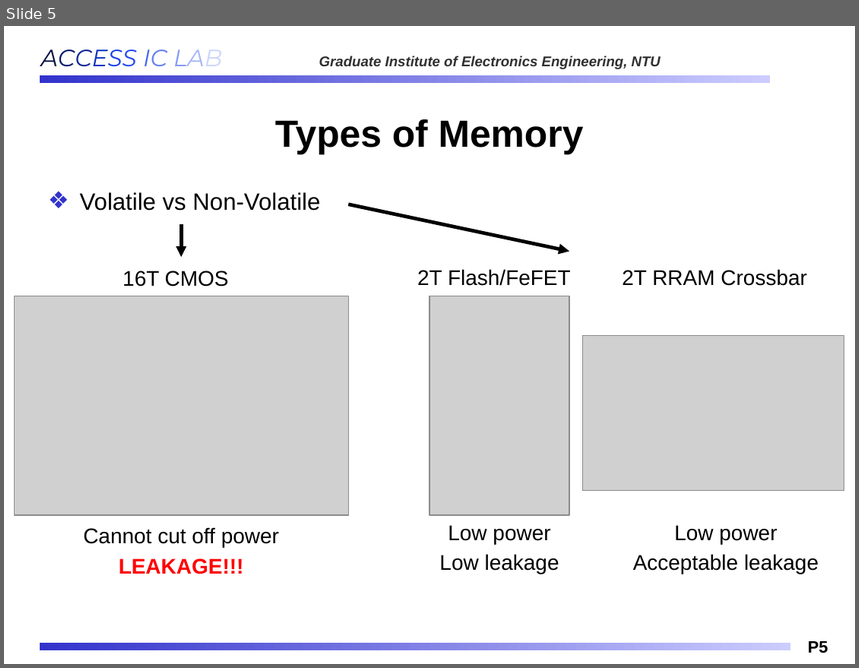
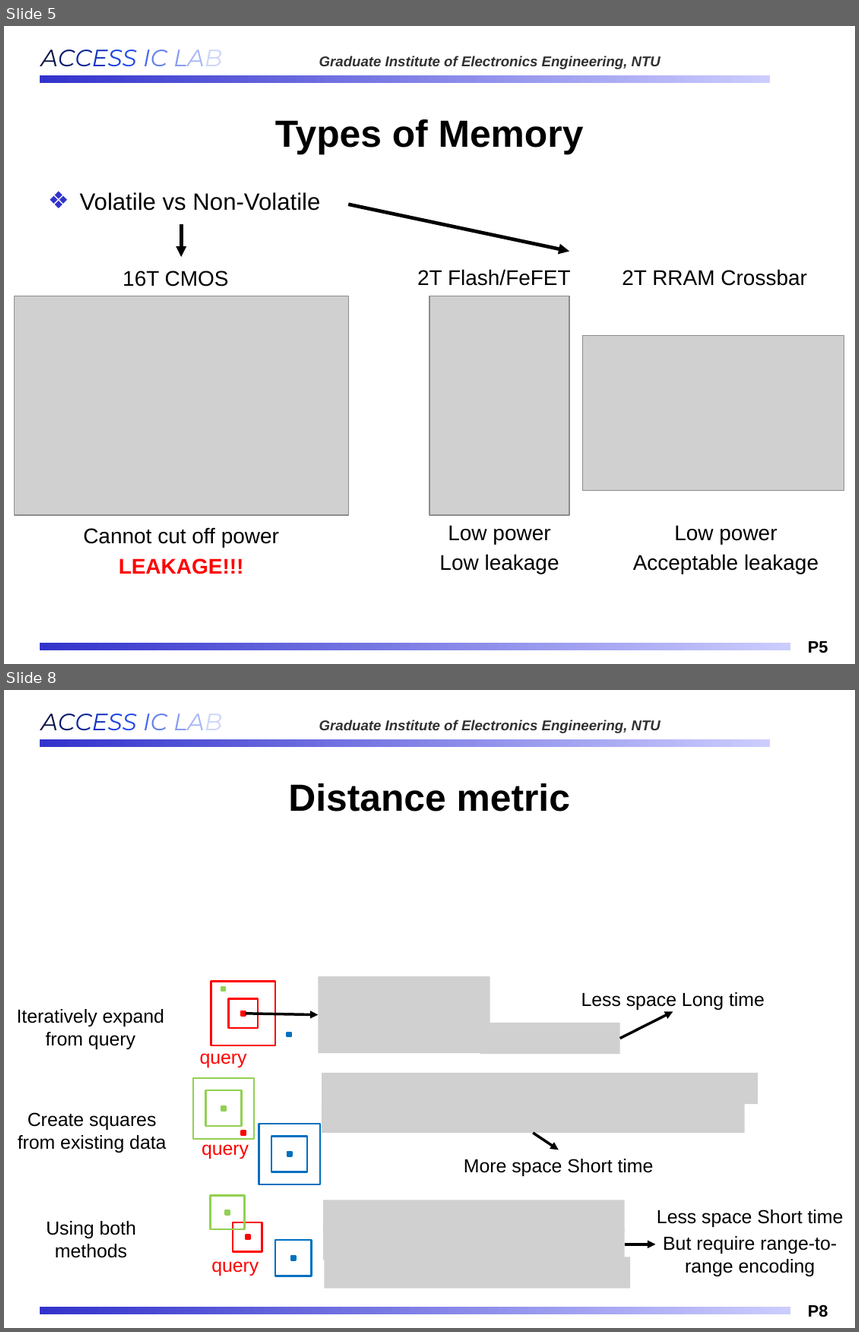
Before and after one commit to Oniontow/AndyWu_Project, a slide deck: IMS_NEW.pptx. Shown one above the other, each under a label of ours: slide 5 before the commit, slides 5 and 8 after it; the slides between them are not shown. The pictures are 859x668 and 859x1332 pixels, drawn with LibreOffice and Linux fonts; fonts in the diff are those of the drawing; grey boxes stand for pictures; background and template pictures are left out. Boxes give left, top, right and bottom in pixels: in the first picture for what was removed or moved away, otherwise in the second. Text is boxed around its words. In the diff, an @@ line names an element or a change of style, - is before the commit and + after.

```diff
--- a/IMS_NEW.pptx
+++ b/IMS_NEW.pptx
@@ slide 8 added at (4,690,855,1328), background #FFFFFF; not listed: 4 template elements that a slide beside it also shows @@
@@ title added at (288,783,570,812), 32 pt, text #000000, bold @@
+Distance metric
@@ picture added at (318,977,490,1053) @@
@@ text added at (582,992,765,1010), 16 pt, text #000000 @@
+Less space Long time
@@ text added at (17,1009,164,1049), 16 pt, text #000000 @@
+Iteratively expand from query
@@ arrow added from (246, 1014) to (318, 1015), #000000 2.25 pt @@
@@ picture added at (481,1023,620,1054) @@
@@ arrow added from (620, 1038) to (673, 1011), #000000 2.25 pt @@
@@ group added at (200,981,291,1068): 5 rectangles, 1 text @@
+query
@@ picture added at (322,1073,758,1104) @@
@@ text added at (18,1113,166,1153), 16 pt, text #000000 @@
+Create squares from existing data
@@ picture added at (322,1102,744,1134) @@
@@ group added at (193,1078,320,1186): 7 rectangles, 1 text @@
+query
@@ arrow added from (534, 1134) to (559, 1151), #000000 2.25 pt @@
@@ text added at (464,1159,654,1176), 16 pt, text #000000 @@
+More space Short time
@@ picture added at (323,1200,624,1231) @@
@@ text added at (657,1210,844,1277), 16 pt, text #000000 @@
+Less space Short time
+But require range-to-range encoding
@@ text added at (46,1221,136,1258), 16 pt, text #000000 @@
+Using both methods
@@ picture added at (323,1229,624,1260) @@
@@ picture added at (324,1257,630,1288) @@
@@ arrow added from (624, 1245) to (656, 1245), #000000 2.25 pt @@
@@ group added at (210,1195,311,1277): 6 rectangles, 1 text @@
+query
```
Also in this commit, not shown: 4 slides changed, 3 other slides added, 2 slides removed.
